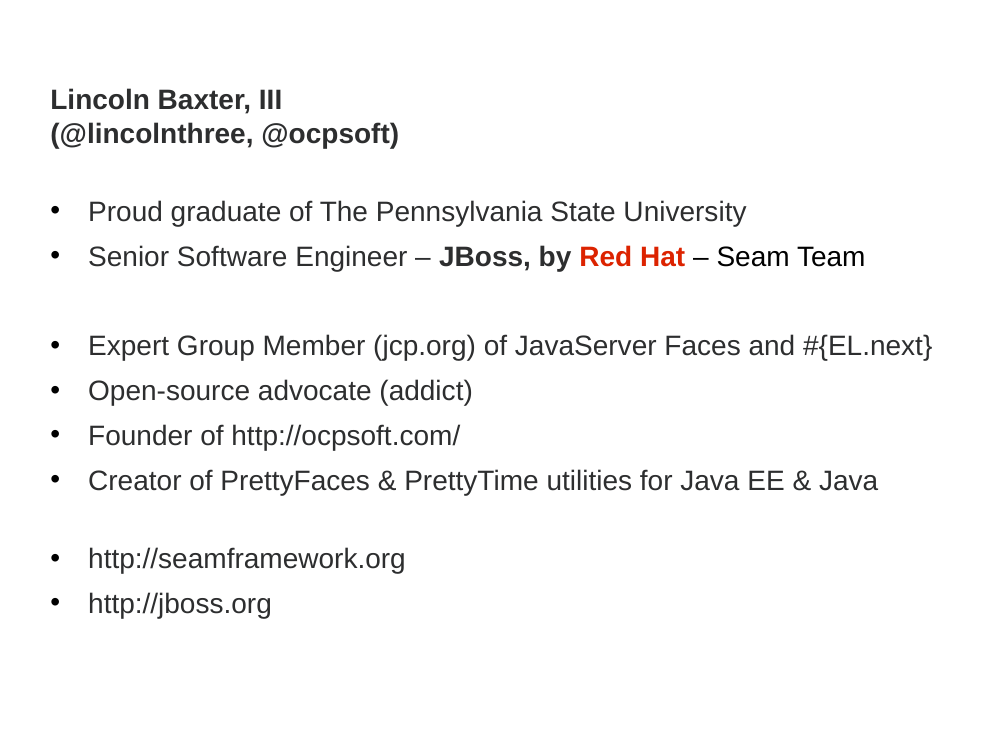
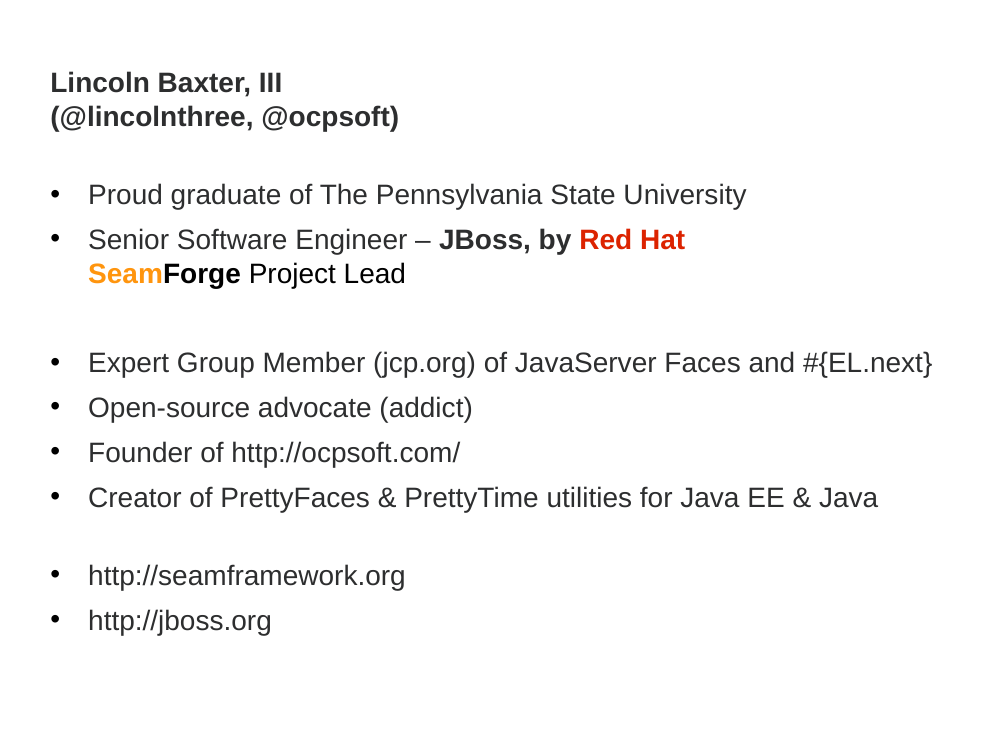
Before and after one commit to lincolnthree/talks, a slide deck: slide 4 of 2011_Beautiful_Java_EE_JAXConf.odp. Drawn at 1008x756 pixels with LibreOffice and Linux fonts; fonts in the diff are those of the drawing. Boxes give left, top, right and bottom in pixels: in the first picture for what was removed or moved away, otherwise in the second. Text is boxed around its words. In the diff, an @@ line names an element or a change of style, - is before the commit and + after.

```diff
--- a/2011_Beautiful_Java_EE_JAXConf.odp
+++ b/2011_Beautiful_Java_EE_JAXConf.odp
@@ subtitle at bbox=[88, 228, 685, 288]: text changed @@
-• Senior Software Engineer – JBoss, by Red Hat – Seam Team
+• Senior Software Engineer – JBoss, by Red Hat
+  SeamForge Project Lead
```
Also in this commit, not shown: 38 other slides changed, 4 slides added, 1 slide removed.
